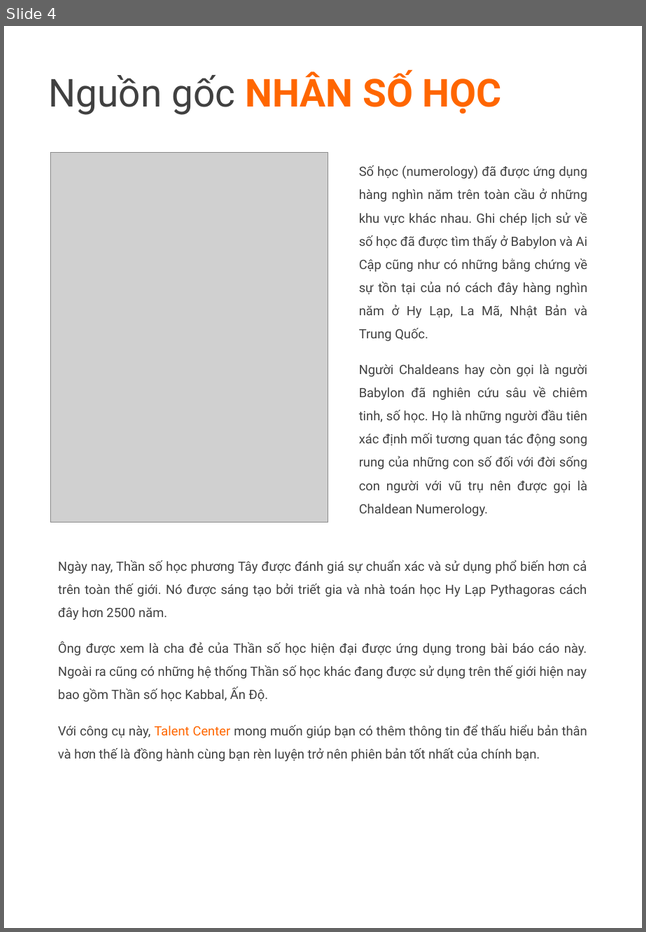
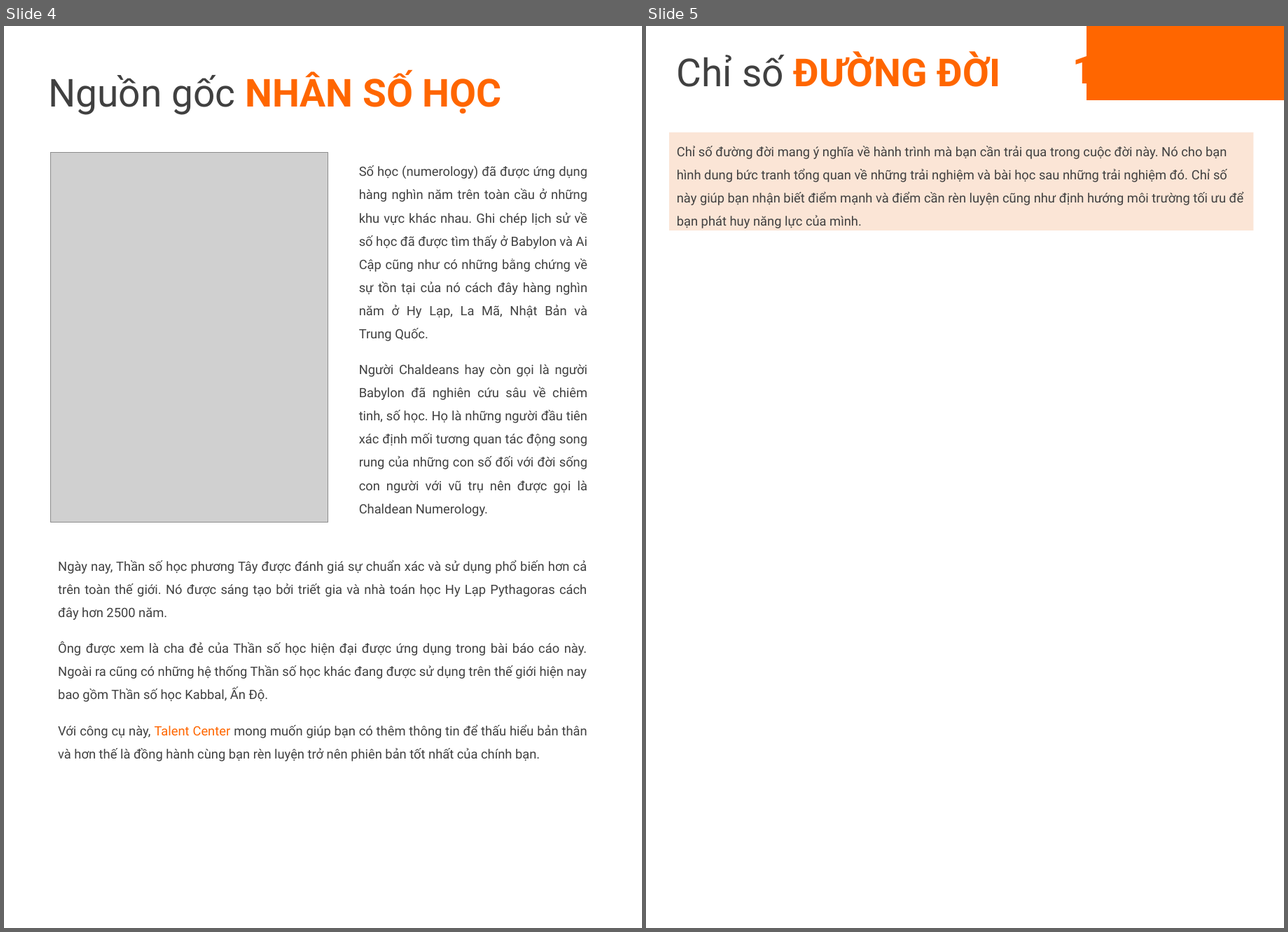
Before and after one commit to haqdl/nhansohoc, a slide deck: pythagoras/templates/pythagoras/report.pptx. Shown side by side, each under a label of ours: slide 4 before the commit, slides 4 and 5 after it. The pictures are 646x932 and 1288x932 pixels, drawn with LibreOffice and Linux fonts; fonts in the diff are those of the drawing; grey boxes stand for pictures; background and template pictures are left out. Boxes give left, top, right and bottom in pixels: in the first picture for what was removed or moved away, otherwise in the second. Text is boxed around its words. In the diff, an @@ line names an element or a change of style, - is before the commit and + after.

Commit message:
pptx 2

```diff
--- a/pythagoras/templates/pythagoras/report.pptx
+++ b/pythagoras/templates/pythagoras/report.pptx
@@ slide 5 added at (x1=646, y1=26, x2=1284, y2=928), background picture (left out) @@
@@ rectangle added at (x1=1086, y1=26, x2=1284, y2=100), fill #FF6600 @@
@@ text added at (x1=677, y1=51, x2=1000, y2=87), 36 pt, text #FF6600, bold @@
+Chỉ số ĐƯỜNG ĐỜI
@@ text added at (x1=1072, y1=48, x2=1095, y2=93), 36 pt, text #FF6600, bold @@
+1
@@ rectangle added at (x1=669, y1=132, x2=1253, y2=230), fill #FBE5D6, 12 pt, text #404040 @@
+Chỉ số đường đời mang ý nghĩa về hành trình mà bạn cần trải qua trong cuộc đời này. Nó cho bạn hình dung bức tranh tổng quan về những trải nghiệm và bài học sau những trải nghiệm đó. Chỉ số này giúp bạn nhận biết điểm mạnh và điểm cần rèn luyện cũng như định hướng môi trường tối ưu để bạn phát huy năng lực của mình.
```
